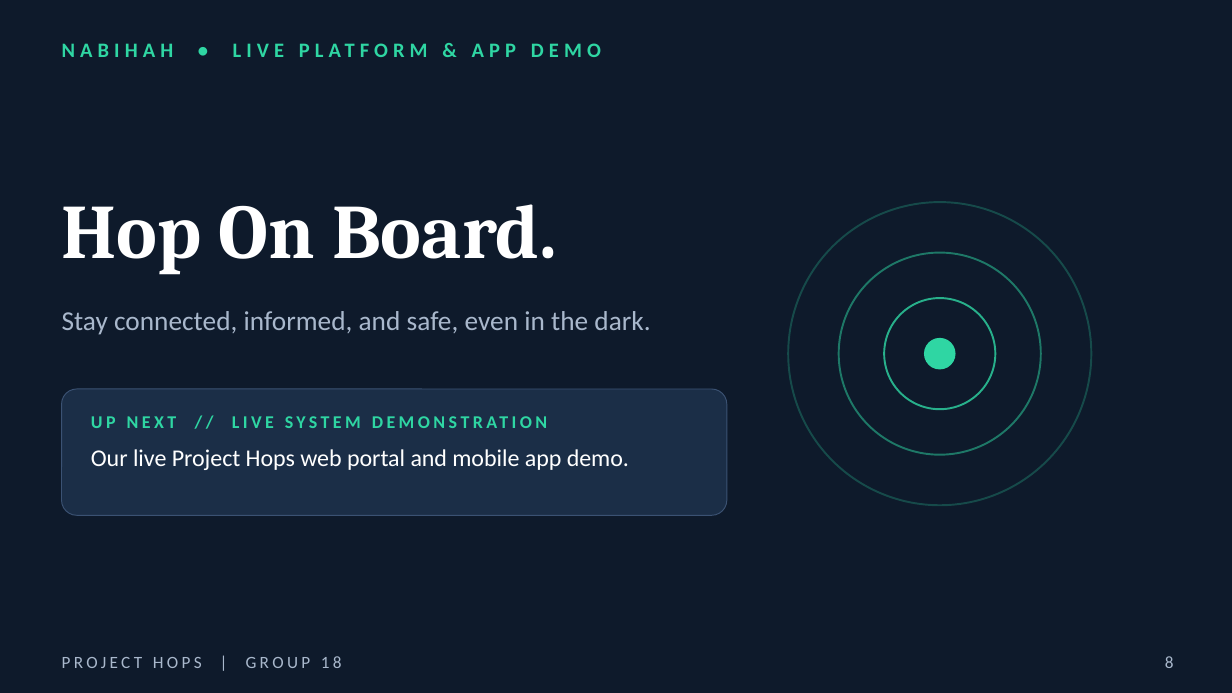
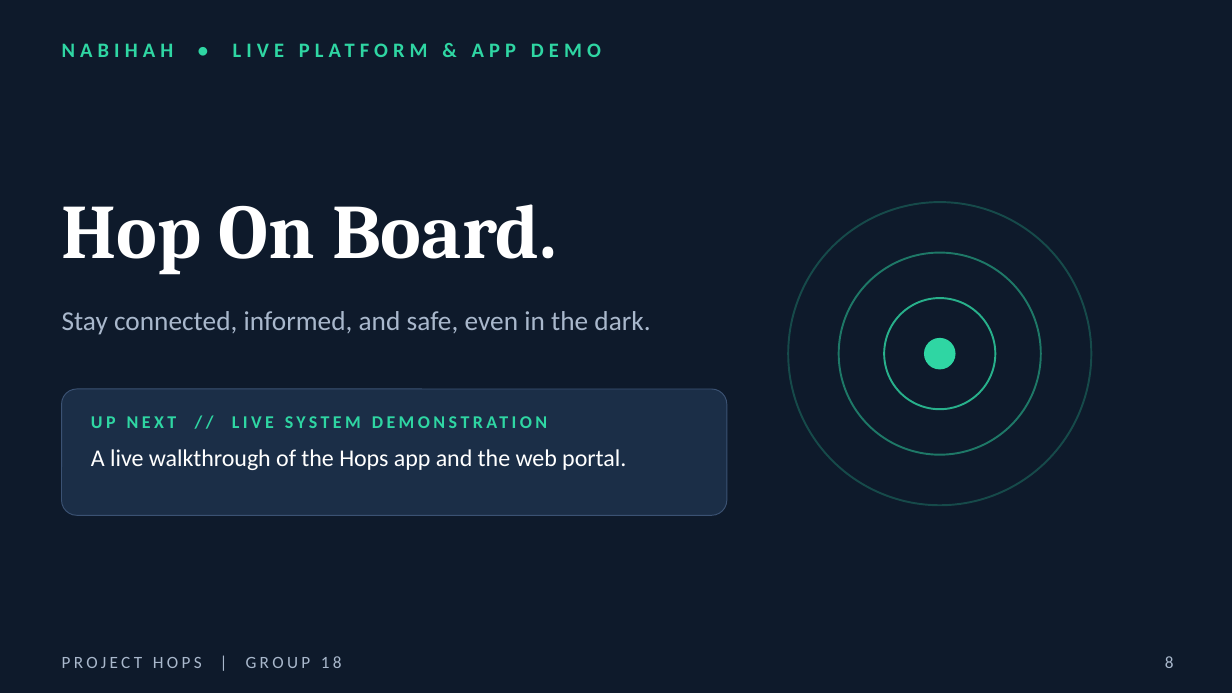
Before and after one commit to victorSam-Ehumadu/Hops_Project, a slide deck: slide 8 of docs/Project_Hops_-_Group_18_Engineering_Deck_v2.pptx. Drawn at 1232x693 pixels with LibreOffice and Linux fonts; fonts in the diff are those of the drawing; background and template pictures are left out. Boxes give left, top, right and bottom in pixels: in the first picture for what was removed or moved away, otherwise in the second. Text is boxed around its words. In the diff, an @@ line names an element or a change of style, - is before the commit and + after.

```diff
--- a/docs/Project_Hops_-_Group_18_Engineering_Deck_v2.pptx
+++ b/docs/Project_Hops_-_Group_18_Engineering_Deck_v2.pptx
@@ text at bbox=[91, 449, 626, 470]: text changed @@
-Our live Project Hops web portal and mobile app demo.
+A live walkthrough of the Hops app and the web portal.
```
Also in this commit, not shown: 4 other slides changed, 3 slides added, 2 slides removed, 2 other files.
